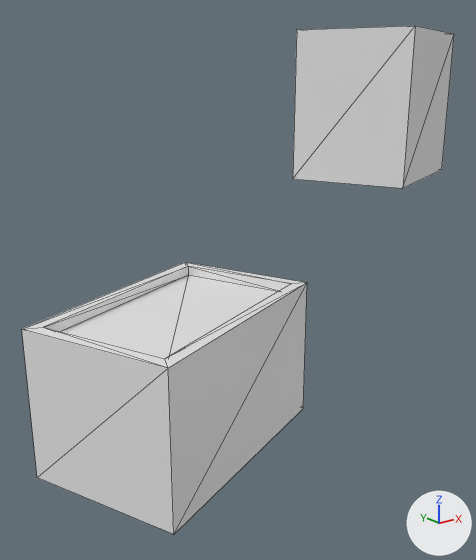
Before and after pictures for a commit that changed the glTF model assets/tiles/11-SW-17B/objects.glb.
Rendered twice from a 50 mm camera at (308.75, -1813.57, 222.36) aimed at (317.15, -1803.07, 218.16). Arrows for +X, +Y and +Z are at lower right; the lights stay in place. The picture after the commit comes second. Mesh edges are drawn as thin lines. Where no turn or scale is listed for an object, it has been applied to the vertices.

The first picture shows 'buildings'.
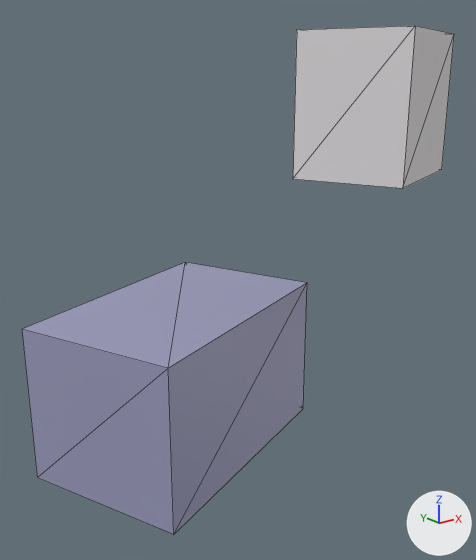
Where the change shows, as pixel boxes (x1, y1, x2, y2) in the pictures (476 x 560 px):
part 1 of me_buildings, built on
    both: (23, 262, 306, 368)
part 2 of me_buildings, recoloured (darker)
    both: (22, 283, 307, 534)

Edits to the bpy script that builds the scene:
```text
Add mat_defaultmaterial:
    mat_defaultmaterial = bpy.data.materials.new('DefaultMaterial')
    mat_defaultmaterial.use_nodes = True; mat_defaultmaterial.node_tree.nodes.clear()
    _N = mat_defaultmaterial.node_tree.nodes; _L = mat_defaultmaterial.node_tree.links
    n0 = _N.new('ShaderNodeOutputMaterial'); n0.name = 'Material Output'
    n1 = _N.new('ShaderNodeBsdfPrincipled'); n1.name = 'Principled BSDF'
    n2 = _N.new('ShaderNodeVertexColor'); n2.name = 'Color Attribute'
    _L.new(n1.outputs[0], n0.inputs[0])  # 'BSDF' to 'Surface'
    _L.new(n2.outputs[0], n1.inputs[0])  # 'Color' to 'Base Color'
Change me_buildings:
    used by ob_buildings; location = (316.99, -1802.77, 218.61)
    remove me_buildings.from_pydata(...)  # 24 vertices, 36 faces; spans x -3.95..3.95, y -3.46..3.46, z -4.51..4.51
    add me_buildings.from_pydata(...)  # 16 vertices, 20 faces; spans x -3.95..3.95, y -3.46..3.46, z -4.51..4.51
    me_buildings part 1
    8 vertices are removed from x -3.58..2.25, y -1.54..3.08, z -1.35..-1.1
    18 faces are deleted
    2 new faces join them
    me_buildings part 2: 18 faces spanning x -3.95..3.95, y -3.46..3.46, z -4.51..4.51 switch from no material to mat_defaultmaterial
```
